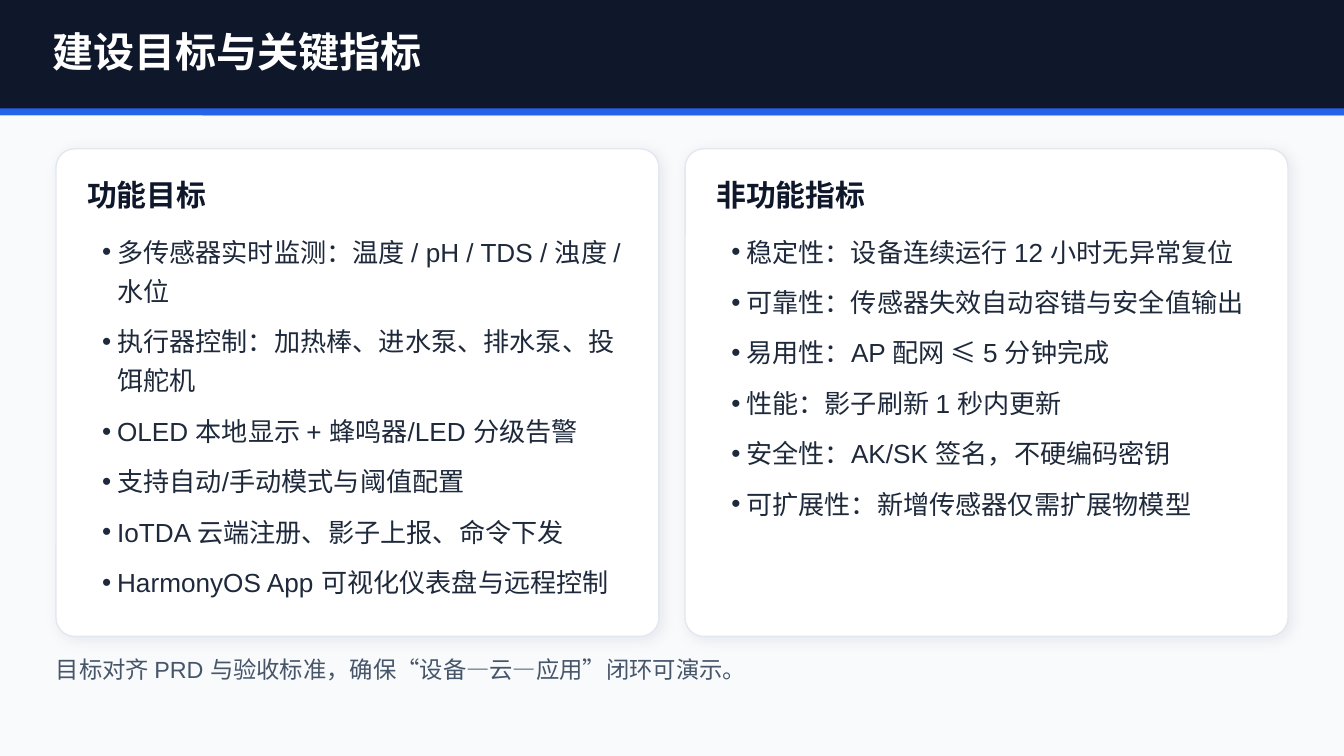
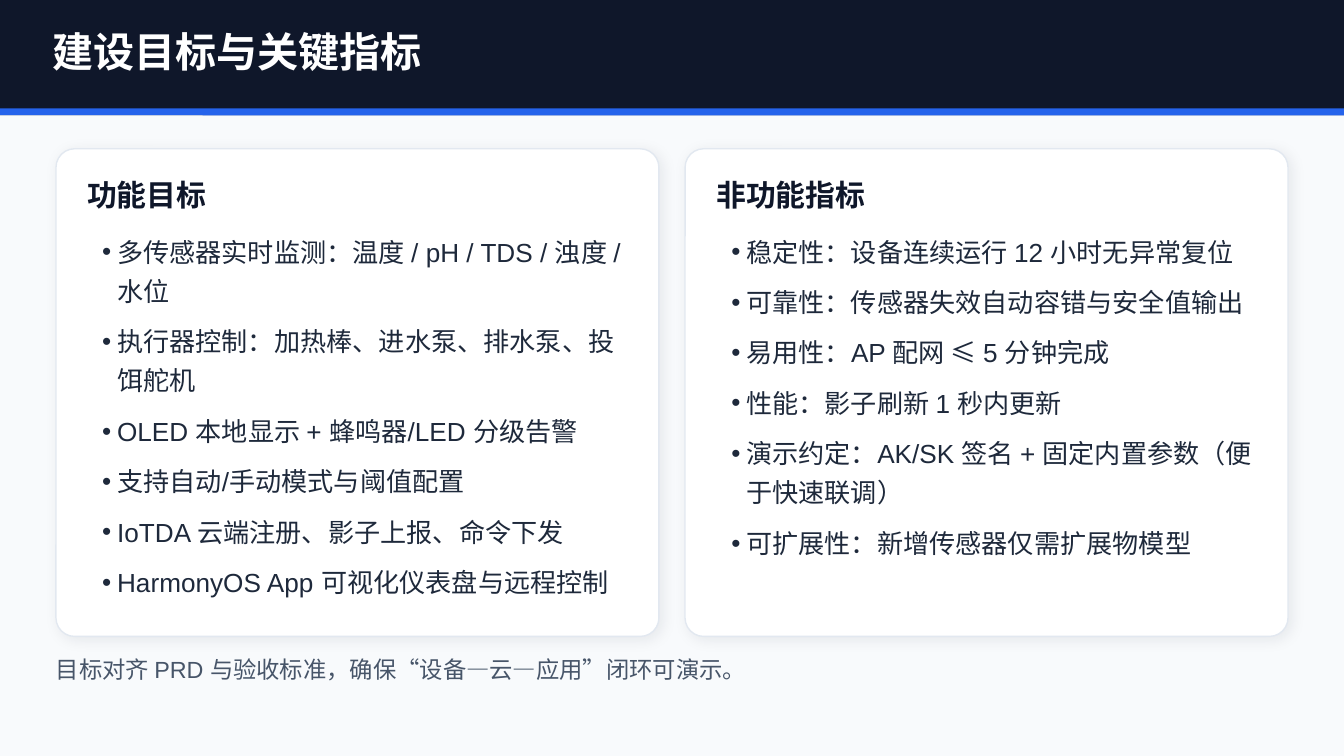
Before and after one commit to Hsiangpo/Stm32Aquarium, a slide deck: slide 4 of docs/ppt/aquarium-defense.pptx. Drawn at 1344x756 pixels with LibreOffice and Linux fonts; fonts in the diff are those of the drawing. Boxes give left, top, right and bottom in pixels: in the first picture for what was removed or moved away, otherwise in the second. Text is boxed around its words. In the diff, an @@ line names an element or a change of style, - is before the commit and + after.

```diff
--- a/docs/ppt/aquarium-defense.pptx
+++ b/docs/ppt/aquarium-defense.pptx
@@ text at (x1=746, y1=440, x2=1252, y2=505): text changed @@
-• 安全性：AK/SK 签名，不硬编码密钥
+• 演示约定：AK/SK 签名 + 固定内置参数（便于快速联调）
```
Also in this commit, not shown: 1 other slide changed, 19 other files.
